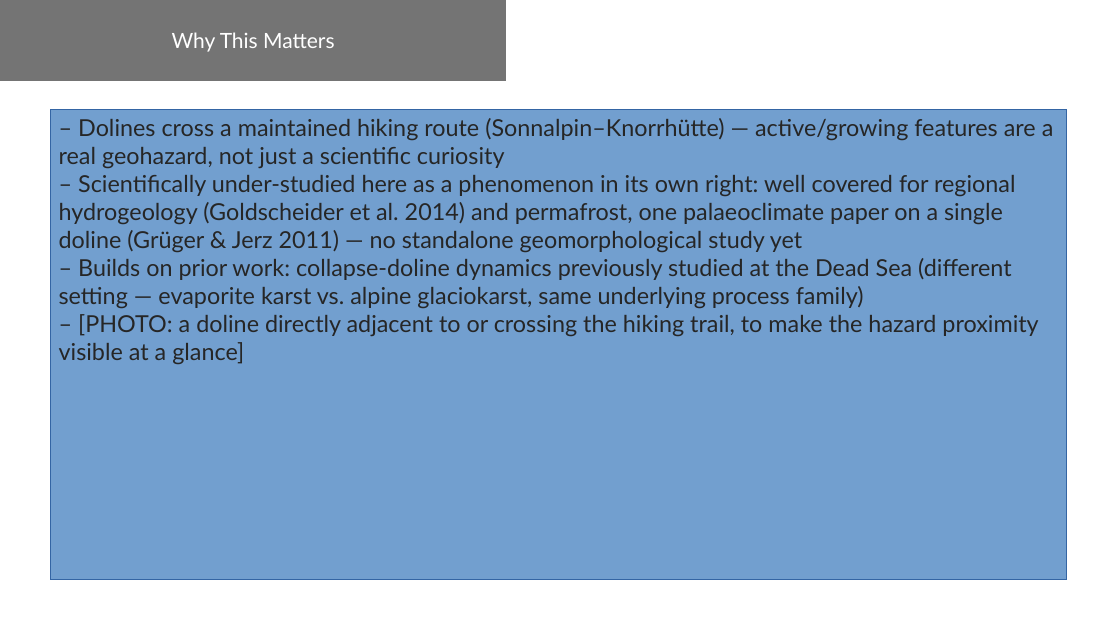
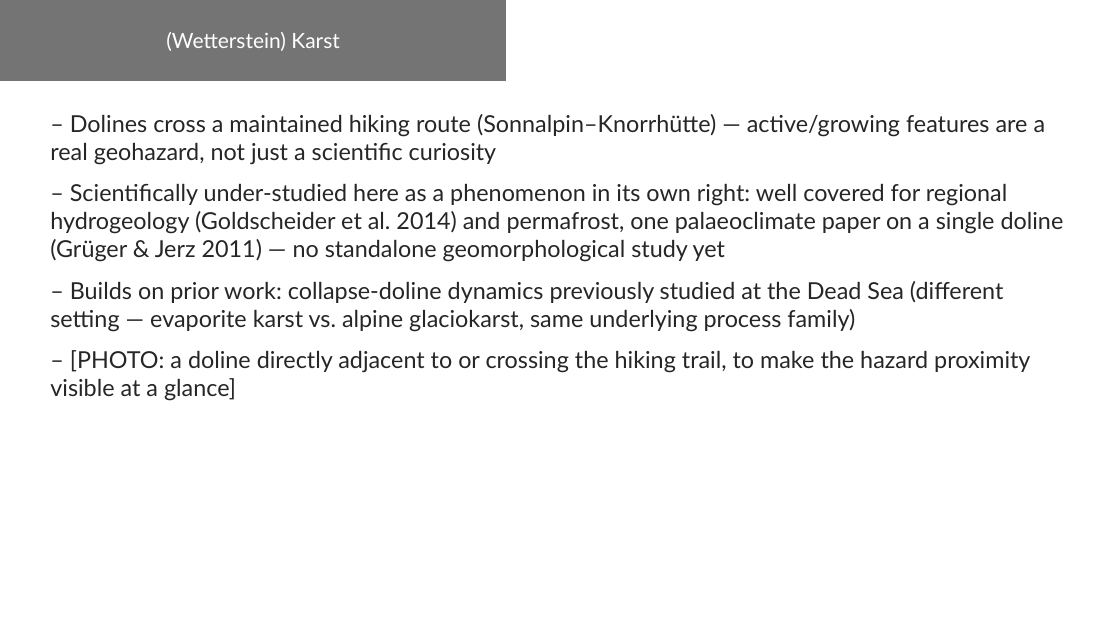
Before and after one commit to HannaZoe/Master_Thesis, a slide deck: slide 4 of fieldwork/presentation/Fieldwork_Zugspitze_Dolines.odp (slide 2 before the commit). Drawn at 1120x630 pixels with LibreOffice and Linux fonts; fonts in the diff are those of the drawing. Boxes give left, top, right and bottom in pixels: in the first picture for what was removed or moved away, otherwise in the second. Text is boxed around its words. In the diff, an @@ line names an element or a change of style, - is before the commit and + after.

Commit message:
Checkpoint tower-side work: presentation photos, Suspicious_Areas cleanup
Fieldwork presentation gained real photos (karst morphology/formation
diagrams, feature-type gallery sources) replacing placeholders. Manual
Suspicious_Areas triage cleaned up 24->16 features with revised, more
precise type vocabulary (Sinkhole?, Rillenkarst, Mass Wasting) matching
what's used in the presentation's feature gallery slide. QField/QGIS
project files resaved locally, no feature data change.

```diff
--- a/fieldwork/presentation/Fieldwork_Zugspitze_Dolines.odp
+++ b/fieldwork/presentation/Fieldwork_Zugspitze_Dolines.odp
@@ text in freeform shape at (166,32,339,51): text changed @@
-Why This Matters
+(Wetterstein) Karst
@@ text "– Dolines cross a maintained ...": place and size @@
-text "– Dolines cross a maintained ..." at (50,109,1067,580)
+text "– Dolines cross a maintained ..." at (50,114,1064,401)
@@ text "– Dolines cross a maintained ..." at (50,114,1064,401): more space between paragraphs; fill #729FCF to none; outline #3465A4 0 pt to none @@
```
Also in this commit, not shown: 11 other slides changed, 2 slides added, 13 other files.
